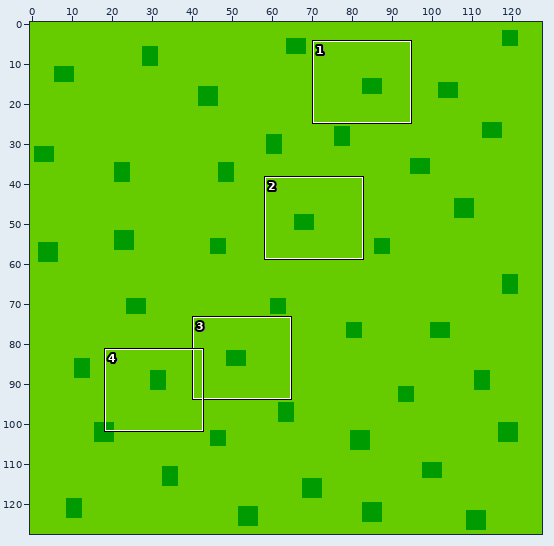
Two versions of one sprite sheet, GamePrototype/tile-grass.png. The picture above shows the old version from afar; the outline marks the close-up.
Close-up. First the earlier version:
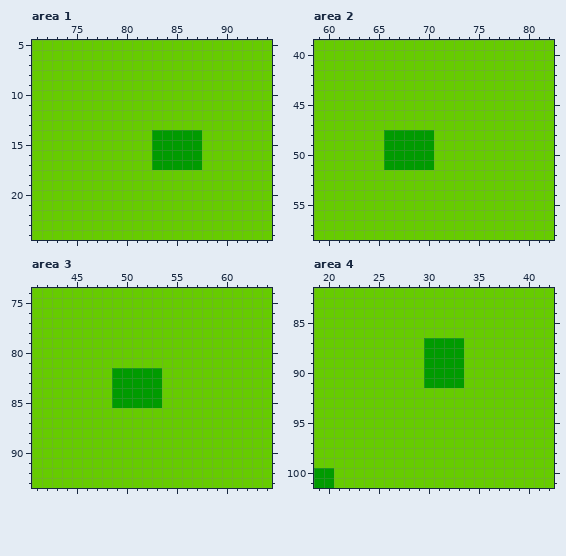
The file is 128x128 pixels. Colours within 5 levels of each other are drawn and written as one. Shown: area 1: x 71..94, y 5..24; area 2: x 59..82, y 39..58; area 3: x 41..64, y 74..93; area 4: x 19..42, y 82..101. The commit also changed other parts of the picture, which this record leaves out.
The result:
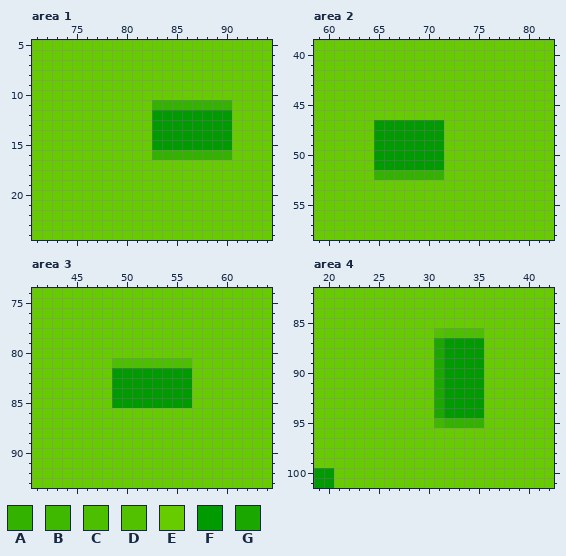
Palette (. is transparent): A #33b300  B #3fb900  C #4cbf00  D #52c200  E #66cc00  F #009b00  G #19a700
Diff:
Area 1:
Colour A replaces colour E in row 11 at x 83 to 90; in row 16 at x 88 to 90.
Colour A replaces colour F in row 16 at x 83 to 87.
Colour E replaces colour F in row 17 at x 83 to 87.
Colour F replaces colour E in rows 12 to 13 at x 83 to 90; in rows 14 to 15 at x 88 to 90.
Area 2:
Colour A replaces colour E in row 52 at x 65 to 71.
Colour F replaces colour E in row 47 at x 65 to 71; in rows 48 to 51 at x 65 and 71.
Area 3:
Colour C replaces colour E in row 81 at x 49 to 56.
Colour F replaces colour E in rows 82 to 85 at x 54 to 56.
Area 4:
Colour A replaces colour E in row 95 at x 32 to 35.
Colour B replaces colour E in row 95 at x 31.
Colour C replaces colour E in row 86 at x 32 to 35.
Colour D replaces colour E in row 86 at x 31.
Colour E replaces colour F in rows 87 to 91 at x 30.
Colour F replaces colour E in rows 87 to 91 at x 34 to 35; in rows 92 to 94 at x 32 to 35.
Colour G replaces colour E in rows 92 to 94 at x 31.
Colour G replaces colour F in rows 87 to 91 at x 31.
